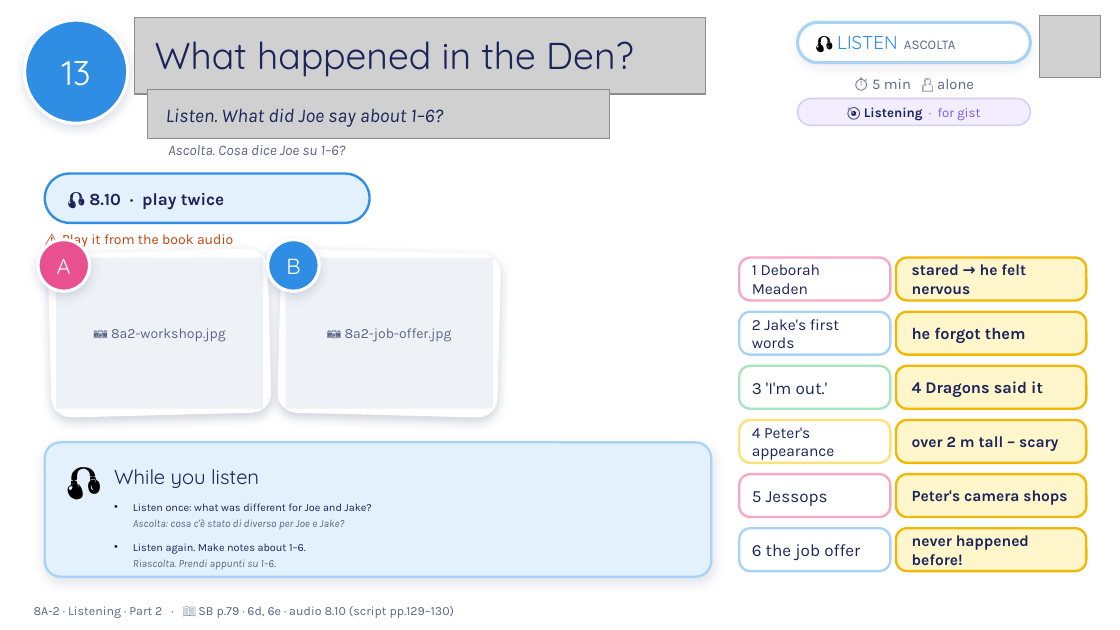
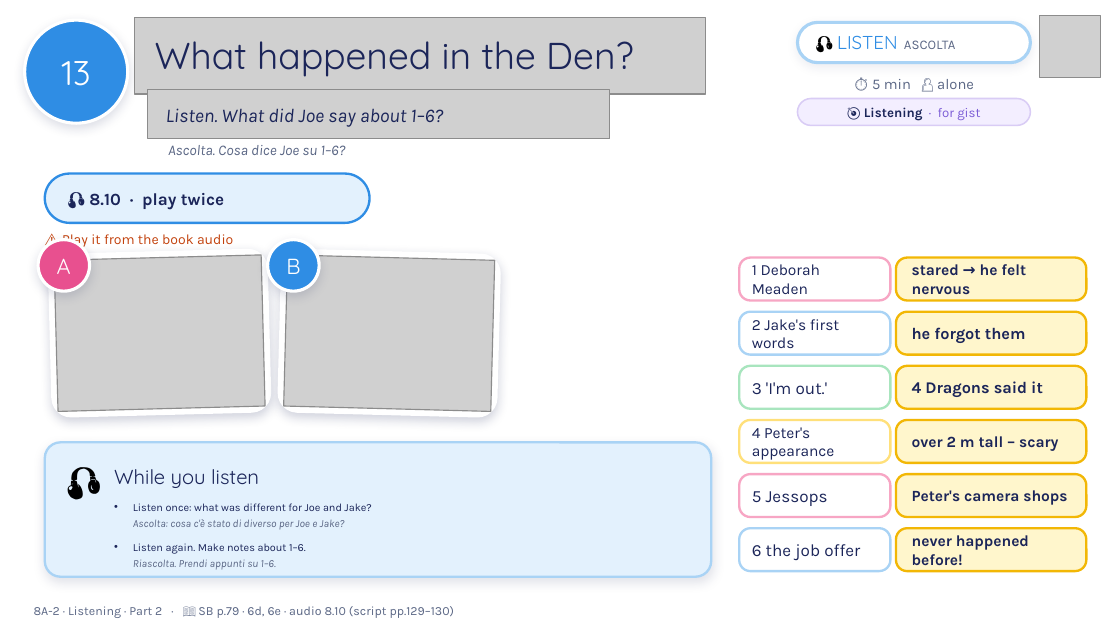
Before and after one commit to londonlanguageschool/Bagheria-, a slide deck: slide 13 of materials/B1/B1_8A-2_The_right_job_for_you.pptx. Drawn at 1120x630 pixels with LibreOffice and Linux fonts; fonts in the diff are those of the drawing; grey boxes stand for pictures; background and template pictures are left out. Boxes give left, top, right and bottom in pixels: in the first picture for what was removed or moved away, otherwise in the second. Text is boxed around its words. In the diff, an @@ line names an element or a change of style, - is before the commit and + after.

```diff
--- a/materials/B1/B1_8A-2_The_right_job_for_you.pptx
+++ b/materials/B1/B1_8A-2_The_right_job_for_you.pptx
@@ picture added at <box>54,255,265,411</box> @@
@@ rectangle removed at <box>56,258,263,409</box> @@
-📷 8a2-workshop.jpg
@@ picture added at <box>284,255,495,411</box> @@
@@ rectangle removed at <box>286,258,493,409</box> @@
-📷 8a2-job-offer.jpg
```
Also in this commit, not shown: 14 other slides changed, 1 other file.
